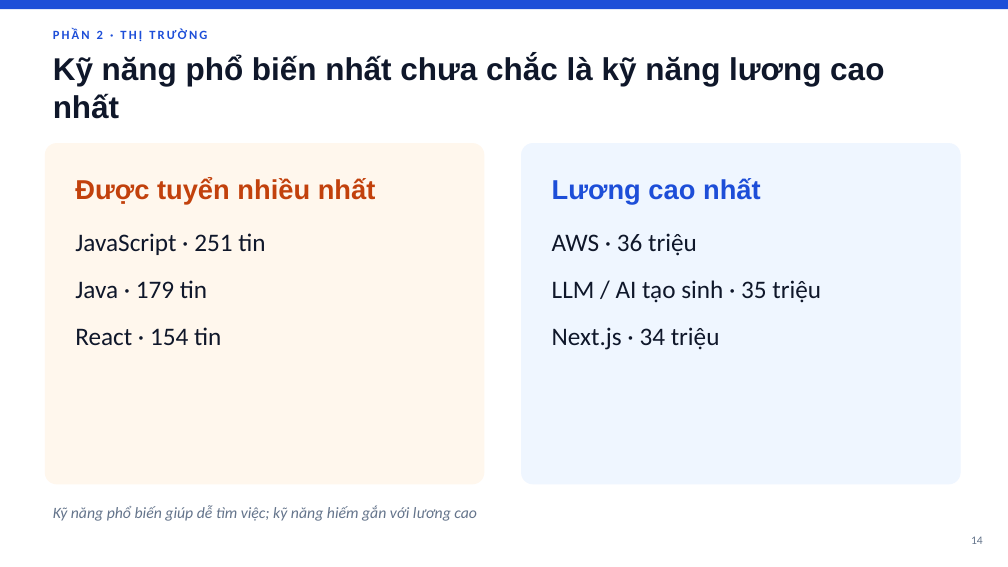
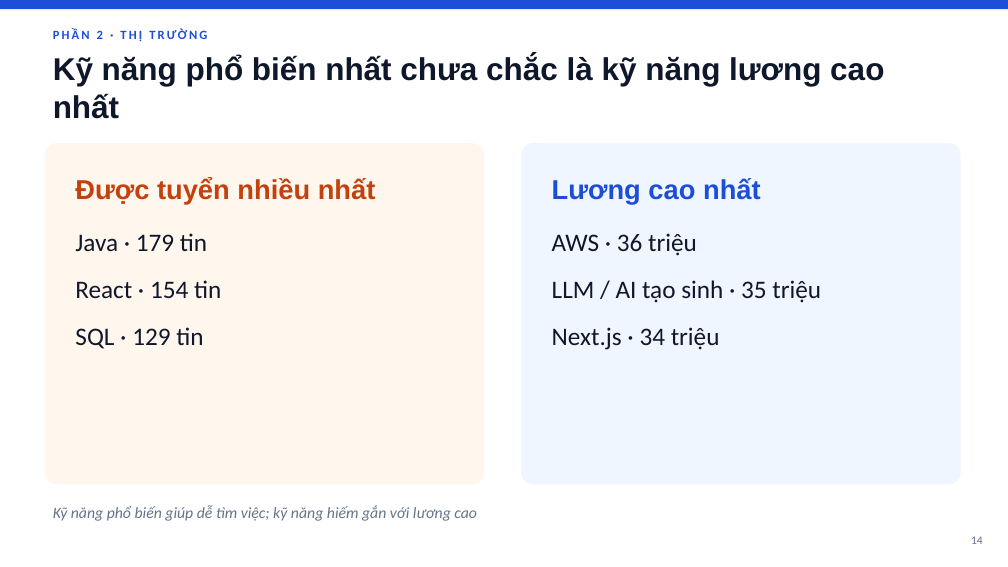
Before and after one commit to theihoz/ML, a slide deck: slide 14 of report/SlideThuyetTrinh_De4_v2.pptx. Drawn at 1008x567 pixels with LibreOffice and Linux fonts; fonts in the diff are those of the drawing. Boxes give left, top, right and bottom in pixels: in the first picture for what was removed or moved away, otherwise in the second. Text is boxed around its words. In the diff, an @@ line names an element or a change of style, - is before the commit and + after.

```diff
--- a/report/SlideThuyetTrinh_De4_v2.pptx
+++ b/report/SlideThuyetTrinh_De4_v2.pptx
@@ text at (75, 233, 265, 255): paragraph removed @@
-JavaScript · 251 tin
@@ text at (75, 327, 203, 349): paragraph added @@
+SQL · 129 tin
```
Also in this commit, not shown: 9 other slides changed, 2 slides added, 41 other files.
